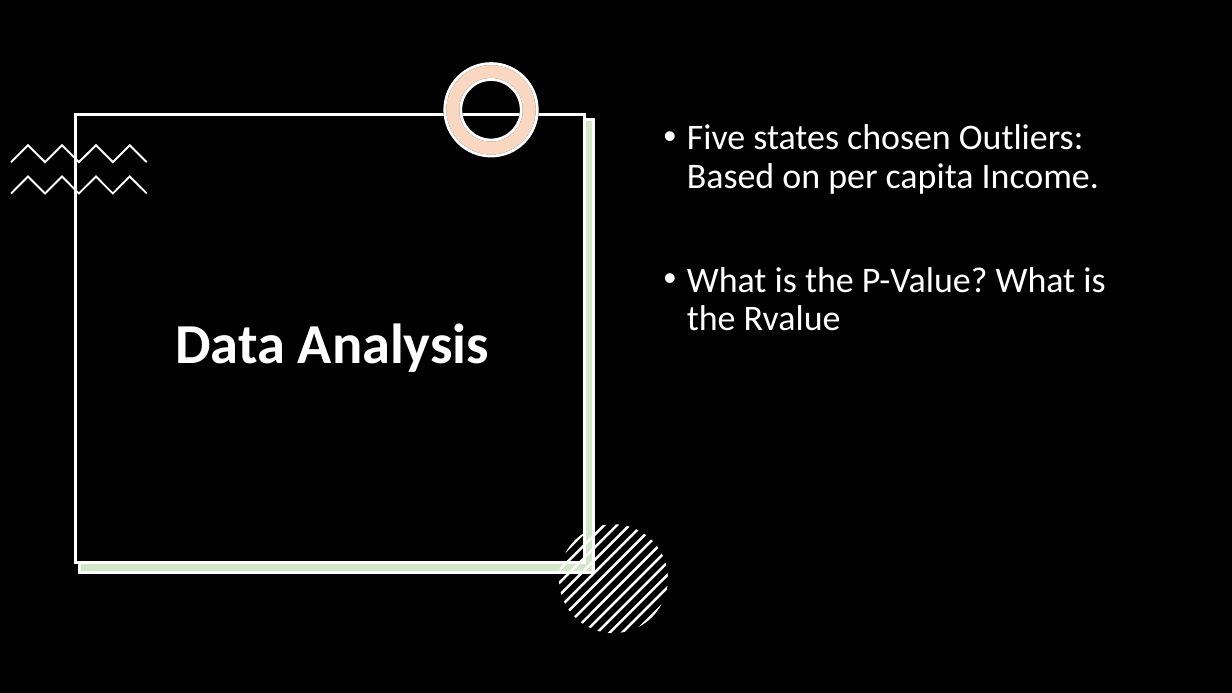
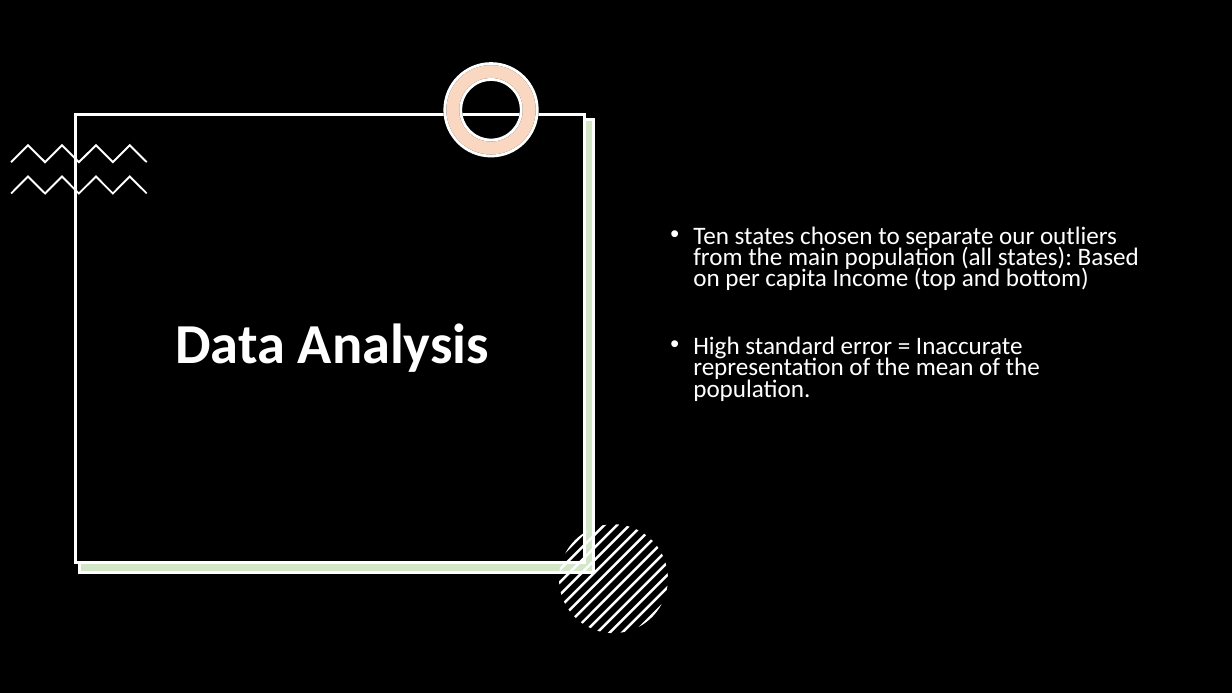
Before and after one commit to jrulloa/project-one, a slide deck: slide 13 of Is gasoline price a good indicator of Consumer Spending.pptx. Drawn at 1232x693 pixels with LibreOffice and Linux fonts; fonts in the diff are those of the drawing. Boxes give left, top, right and bottom in pixels: in the first picture for what was removed or moved away, otherwise in the second. Text is boxed around its words. In the diff, an @@ line names an element or a change of style, - is before the commit and + after.

```diff
--- a/Is gasoline price a good indicator of Consumer Spending.pptx
+++ b/Is gasoline price a good indicator of Consumer Spending.pptx
@@ text at box(693, 226, 1139, 401): text changed; size 28 to 19.6 pt @@
-• Five states chosen Outliers: Based on per capita Income.
-• What is the P-Value? What is the Rvalue
+• Ten states chosen to separate our outliers from the main population (all states): Based on per capita Income (top and bottom)
+• High standard error = Inaccurate representation of the mean of the population.
```
Also in this commit, not shown: 10 other slides changed.
